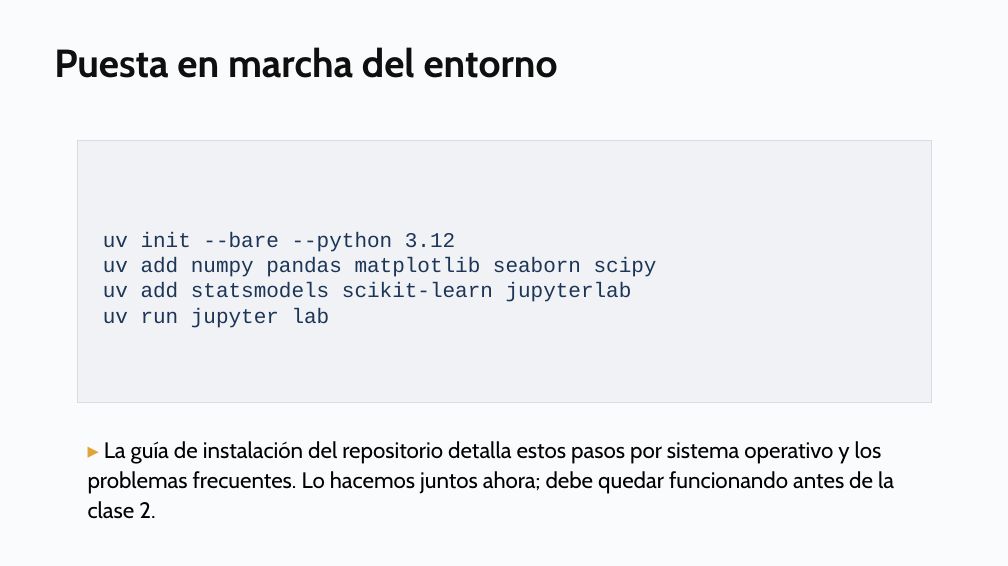
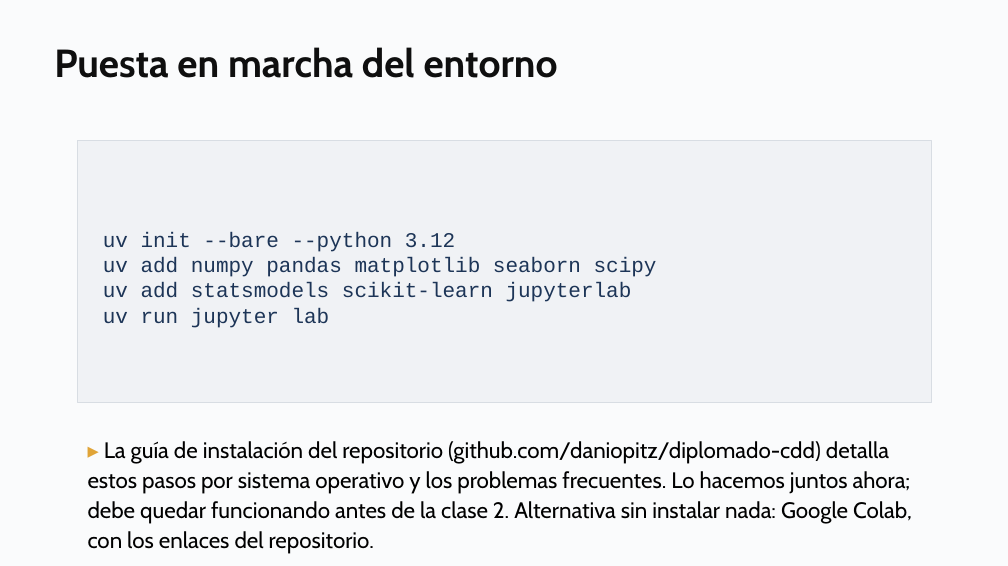
Before and after one commit to daniopitz/diplomado-cdd, a slide deck: slide 25 of presentaciones/clase01_fundamentos_ecosistema.pptx (slide 27 before the commit). Drawn at 1008x566 pixels with LibreOffice and Linux fonts; fonts in the diff are those of the drawing. Boxes give left, top, right and bottom in pixels: in the first picture for what was removed or moved away, otherwise in the second. Text is boxed around its words. In the diff, an @@ line names an element or a change of style, - is before the commit and + after.

```diff
--- a/presentaciones/clase01_fundamentos_ecosistema.pptx
+++ b/presentaciones/clase01_fundamentos_ecosistema.pptx
@@ text at [88,441,912,554]: text changed @@
-▸ La guía de instalación del repositorio detalla estos pasos por sistema operativo y los problemas frecuentes. Lo hacemos juntos ahora; debe quedar funcionando antes de la clase 2.
+▸ La guía de instalación del repositorio (github.com/daniopitz/diplomado-cdd) detalla estos pasos por sistema operativo y los problemas frecuentes. Lo hacemos juntos ahora; debe quedar funcionando antes de la clase 2. Alternativa sin instalar nada: Google Colab, con los enlaces del repositorio.
```
Also in this commit, not shown: 8 other slides changed, 3 slides removed, 5 other files.
